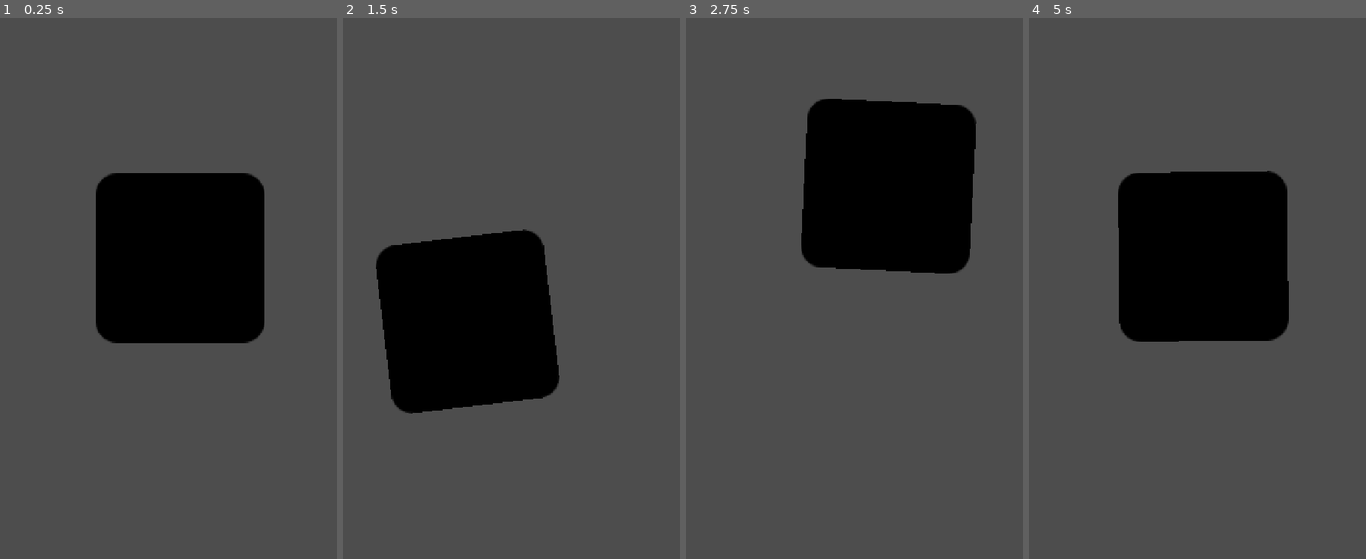
Above: before the commit, frames 1-4 (left to right).
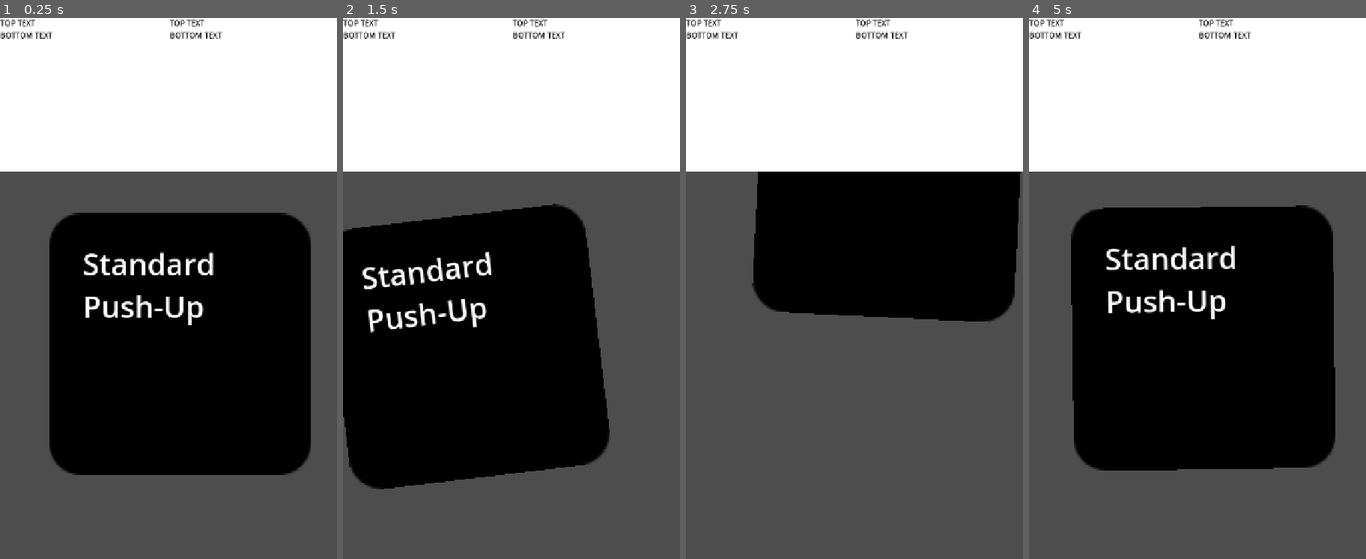
Above: after the commit, the same moments.

Repository: aimforbigfoot/godot-workout-app-working-title-willchangereponamesoon
Game: Godot game, scene res://src/gameScreen/game_screen.tscn
The game is run twice, just before and just after one commit, with the same random seed, the same clock (stepped at 60 frames per second) and the same inputs. The engine's default icon, where the game draws it, is replaced by a stand-in: a white triangle on a blue panel in a dark square.
Inputs (mouse positions are in pixels of both pictures, inside the frame that each line leads up to):
- Up to frame 1 (0.25 s): no input
- Up to frame 2 (1.5 s): tap Enter at 0.5 s; move the mouse to (585, 288) at 0.52 s; press the mouse at (585, 288) at 0.53 s; tap Space at 1.25 s; move the mouse to (444, 348) at 1.27 s; release the mouse at (444, 348) at 1.28 s; click (444, 348) at 1.35 s
- Up to frame 3 (2.75 s): move the mouse to (888, 185) at 2.02 s; press the mouse at (888, 185) at 2.03 s
- Up to frame 4 (5 s): tap Enter at 2.75 s; move the mouse to (1180, 439) at 2.77 s; release the mouse at (1180, 439) at 2.78 s; click (1180, 439) at 2.85 s; move the mouse to (1298, 407) at 3.52 s; press the mouse at (1298, 407) at 3.53 s; tap Space at 4.25 s; move the mouse to (1096, 228) at 4.27 s; release the mouse at (1096, 228) at 4.28 s; click (1096, 228) at 4.35 s

The runs differ from the first frame. In frame 1, 58% of the frame differs, in the area x 0-100%, y 0-85%; in frame 2, 50%; in frame 3, 40%; in frame 4, 58%.

Commit message:
added le json jasonp

Diff:
--- /dev/null
+++ b/assets/workouttest.json
@@ -0,0 +1,152 @@
+[
+  {
+	"id": "pushup_standard",
+	"name": "Standard Push-Up",
+	"muscle_groups": ["chest", "triceps", "shoulders"],
+	"difficulty": "beginner",
+	"equipment": [],
+	"reps": { "min": 10, "max": 15 },
+	"time_limit_sec": 60,
+	"allow_breaks": true
+  },
+  {
+	"id": "squat_air",
+	"name": "Air Squat",
+	"muscle_groups": ["quads", "glutes", "hamstrings"],
+	"difficulty": "beginner",
+	"equipment": [],
+	"reps": { "min": 15, "max": 25 },
+	"time_limit_sec": 45,
+	"allow_breaks": true
+  },
+  {
+	"id": "plank_standard",
+	"name": "Standard Plank",
+	"muscle_groups": ["core", "shoulders", "transverse_abdominis"],
+	"difficulty": "beginner",
+	"equipment": [],
+	"reps": { "min": 30, "max": 60 },
+	"time_limit_sec": 60,
+	"allow_breaks": false
+  },
+  {
+	"id": "dumbbell_goblet_squat",
+	"name": "Goblet Squat",
+	"muscle_groups": ["quads", "glutes"],
+	"difficulty": "intermediate",
+	"equipment": ["dumbbell"],
+	"reps": { "min": 8, "max": 12 },
+	"time_limit_sec": 60,
+	"allow_breaks": true
+  },
+  {
+	"id": "pushup_diamond",
+	"name": "Diamond Push-Up",
+	"muscle_groups": ["triceps", "chest"],
+	"difficulty": "intermediate",
+	"equipment": [],
+	"reps": { "min": 8, "max": 12 },
+	"time_limit_sec": 50,
+	"allow_breaks": true
+  },
+  {
+	"id": "v_up",
+	"name": "V-Up",
+	"muscle_groups": ["core", "abs"],
+	"difficulty": "advanced",
+	"equipment": [],
+	"reps": { "min": 8, "max": 12 },
+	"time_limit_sec": 40,
+	"allow_breaks": true
+  },
+  {
+	"id": "lunge_forward",
+	"name": "Forward Lunge",
+	"muscle_groups": ["quads", "hamstrings", "glutes"],
+	"difficulty": "intermediate",
+	"equipment": [],
+	"reps": { "min": 10, "max": 14 },
+	"time_limit_sec": 50,
+	"allow_breaks": true
+  },
+  {
+	"id": "calf_raise_double",
+	"name": "Double-Leg Calf Raise",
+	"muscle_groups": ["calves"],
+	"difficulty": "beginner",
+	"equipment": [],
+	"reps": { "min": 15, "max": 25 },
+	"time_limit_sec": 40,
+	"allow_breaks": true
+  },
+  {
+	"id": "plank_shoulder_tap",
+	"name": "Plank Shoulder Taps",
+	"muscle_groups": ["core", "shoulders", "obliques"],
+	"difficulty": "intermediate",
+	"equipment": [],
+	"reps": { "min": 12, "max": 20 },
+	"time_limit_sec": 60,
+	"allow_breaks": true
+  },
+  {
+	"id": "dumbbell_bicep_curl",
+	"name": "Dumbbell Bicep Curl",
+	"muscle_groups": ["biceps"],
+	"difficulty": "beginner",
+	"equipment": ["dumbbell"],
+	"reps": { "min": 10, "max": 15 },
+	"time_limit_sec": 45,
+	"allow_breaks": true
+  },
+  {
+	"id": "dumbbell_shoulder_press",
+	"name": "Dumbbell Shoulder Press",
+	"muscle_groups": ["shoulders", "triceps"],
+	"difficulty": "intermediate",
+	"equipment": ["dumbbell"],
+	"reps": { "min": 8, "max": 12 },
+	"time_limit_sec": 60,
+	"allow_breaks": true
+  },
+  {
+	"id": "side_plank",
+	"name": "Side Plank",
+	"muscle_groups": ["core", "obliques"],
+	"difficulty": "intermediate",
+	"equipment": [],
+	"reps": { "min": 20, "max": 40 },
+	"time_limit_sec": 40,
+	"allow_breaks": false
+  },
+  {
+	"id": "dumbbell_renegade_row",
+	"name": "Renegade Row",
+	"muscle_groups": ["core", "back", "biceps"],
+	"difficulty": "advanced",
+	"equipment": ["dumbbell"],
+	"reps": { "min": 6, "max": 10 },
+	"time_limit_sec": 50,
+	"allow_breaks": true
+  },
+  {
+	"id": "pistol_squat_assisted",
+	"name": "Pistol Squat (Assisted)",
+	"muscle_groups": ["quads", "glutes", "hamstrings"],
+	"difficulty": "advanced",
+	"equipment": ["wall", "pole"],
+	"reps": { "min": 3, "max": 6 },
+	"time_limit_sec": 40,
+	"allow_breaks": true
+  },
+  {
+	"id": "reverse_lunge",
+	"name": "Reverse Lunge",
+	"muscle_groups": ["quads", "hamstrings", "glutes"],
+	"difficulty": "intermediate",
+	"equipment": [],
+	"reps": { "min": 10, "max": 14 },
+	"time_limit_sec": 50,
+	"allow_breaks": true
+  }
+]
--- a/project.godot
+++ b/project.godot
@@ -14,6 +14,10 @@
 run/main_scene="uid://debb2hqhec6id"
 config/features=PackedStringArray("4.4", "Forward Plus")
 config/icon="res://icon.svg"
+
+[autoload]
+
+ExcersizeGrabber="*res://src/scripts/exersizeHelper/ExcersizeGrabber.gd"
 
 [display]
 
--- a/src/gameScreen/card/cardManager/card_manager.gd
+++ b/src/gameScreen/card/cardManager/card_manager.gd
@@ -1,10 +1,15 @@
 extends Node2D
 
+@onready var cardpos := $cardStartPos
+var arrOfExcersizes := []
 
 func _ready() -> void:
+	arrOfExcersizes = ExcersizeGrabber.getJsonData()
 	spawnSwipeableCard()
 
 func spawnSwipeableCard() -> void:
 	var c := preload("res://src/gameScreen/card/genCard/general_card.tscn").instantiate()
 	add_child(c)
+	c.setStartPos(cardpos.global_position)
+	c.useCardData(arrOfExcersizes[0])
 	pass
--- a/src/gameScreen/card/cardManager/card_manager.tscn
+++ b/src/gameScreen/card/cardManager/card_manager.tscn
@@ -4,3 +4,60 @@
 
 [node name="cardManager" type="Node2D"]
 script = ExtResource("1_pqcnm")
+
+[node name="TopUI" type="Control" parent="."]
+z_index = 5
+z_as_relative = false
+layout_mode = 3
+anchors_preset = 0
+offset_right = 720.0
+offset_bottom = 328.0
+
+[node name="ColorRect" type="ColorRect" parent="TopUI"]
+layout_mode = 1
+anchors_preset = 15
+anchor_right = 1.0
+anchor_bottom = 1.0
+grow_horizontal = 2
+grow_vertical = 2
+metadata/_edit_use_anchors_ = true
+
+[node name="HBoxContainer" type="HBoxContainer" parent="TopUI"]
+layout_mode = 1
+anchors_preset = 15
+anchor_right = 1.0
+anchor_bottom = 1.0
+grow_horizontal = 2
+grow_vertical = 2
+metadata/_edit_use_anchors_ = true
+
+[node name="VBoxContainer" type="VBoxContainer" parent="TopUI/HBoxContainer"]
+layout_mode = 2
+size_flags_horizontal = 3
+
+[node name="Label" type="Label" parent="TopUI/HBoxContainer/VBoxContainer"]
+layout_mode = 2
+theme_override_colors/font_color = Color(0, 0, 0, 1)
+text = "TOP TEXT"
+
+[node name="Label2" type="Label" parent="TopUI/HBoxContainer/VBoxContainer"]
+layout_mode = 2
+theme_override_colors/font_color = Color(0, 0, 0, 1)
+text = "BOTTOM TEXT"
+
+[node name="VBoxContainer2" type="VBoxContainer" parent="TopUI/HBoxContainer"]
+layout_mode = 2
+size_flags_horizontal = 3
+
+[node name="Label" type="Label" parent="TopUI/HBoxContainer/VBoxContainer2"]
+layout_mode = 2
+theme_override_colors/font_color = Color(0, 0, 0, 1)
+text = "TOP TEXT"
+
+[node name="Label2" type="Label" parent="TopUI/HBoxContainer/VBoxContainer2"]
+layout_mode = 2
+theme_override_colors/font_color = Color(0, 0, 0, 1)
+text = "BOTTOM TEXT"
+
+[node name="cardStartPos" type="Marker2D" parent="."]
+position = Vector2(384, 696)
--- a/src/gameScreen/card/genCard/general_card.gd
+++ b/src/gameScreen/card/genCard/general_card.gd
@@ -35,3 +35,11 @@
 			global_position = start_position
 			rotation = 0.0
 			returning = false
+
+func setStartPos(p:Vector2) -> void:
+	start_position = p
+	global_position = start_position
+
+func useCardData(cardDeets : Dictionary) -> void:
+	$excersizeName.text = cardDeets.name
+	pass
--- a/src/gameScreen/card/genCard/general_card.tscn
+++ b/src/gameScreen/card/genCard/general_card.tscn
@@ -4,17 +4,26 @@
 [ext_resource type="Texture2D" uid="uid://u57c80yahnbi" path="res://icon.svg" id="1_eh3id"]
 
 [sub_resource type="RectangleShape2D" id="RectangleShape2D_eh3id"]
-size = Vector2(368, 368)
+size = Vector2(560, 560)
 
 [node name="generalCard" type="Node2D"]
 script = ExtResource("1_1hefd")
 
 [node name="Sprite2D" type="Sprite2D" parent="."]
 modulate = Color(0, 0, 0, 1)
-scale = Vector2(2.8214, 2.8214)
+scale = Vector2(4.375, 4.375)
 texture = ExtResource("1_eh3id")
 
 [node name="Area2D" type="Area2D" parent="."]
 
 [node name="CollisionShape2D" type="CollisionShape2D" parent="Area2D"]
 shape = SubResource("RectangleShape2D_eh3id")
+
+[node name="excersizeName" type="Label" parent="."]
+offset_left = -208.0
+offset_top = -216.0
+offset_right = 192.0
+offset_bottom = -37.0
+theme_override_font_sizes/font_size = 64
+text = "pt pt pt hahaha"
+autowrap_mode = 3
--- a/src/gameScreen/game_screen.tscn
+++ b/src/gameScreen/game_screen.tscn
@@ -5,4 +5,3 @@
 [node name="gameScreen" type="Node2D"]
 
 [node name="cardManager" parent="." instance=ExtResource("1_qv64r")]
-position = Vector2(384, 512)
--- /dev/null
+++ b/src/scripts/exersizeHelper/ExcersizeGrabber.gd
@@ -0,0 +1,10 @@
+extends Node
+
+func getJsonData() -> Array:
+	var json = JSON.new()
+	var fileAsString := FileAccess.get_file_as_string("res://assets/workouttest.json")
+	print(fileAsString)
+	var error = json.parse_string(fileAsString)
+	var arrOfWorkouts: Array = error
+	print(arrOfWorkouts[0])
+	return arrOfWorkouts
Not shown, added: src/scripts/exersizeHelper/ExcersizeGrabber.gd.uid
